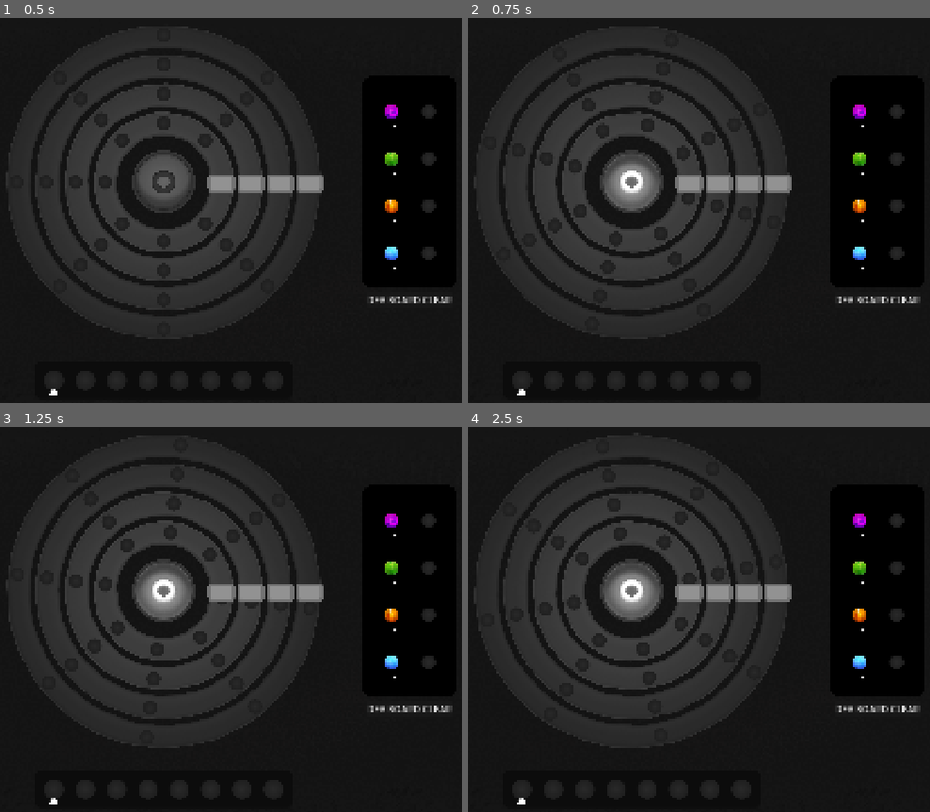
Above: before the commit, frames 1-4 (two rows, left to right).
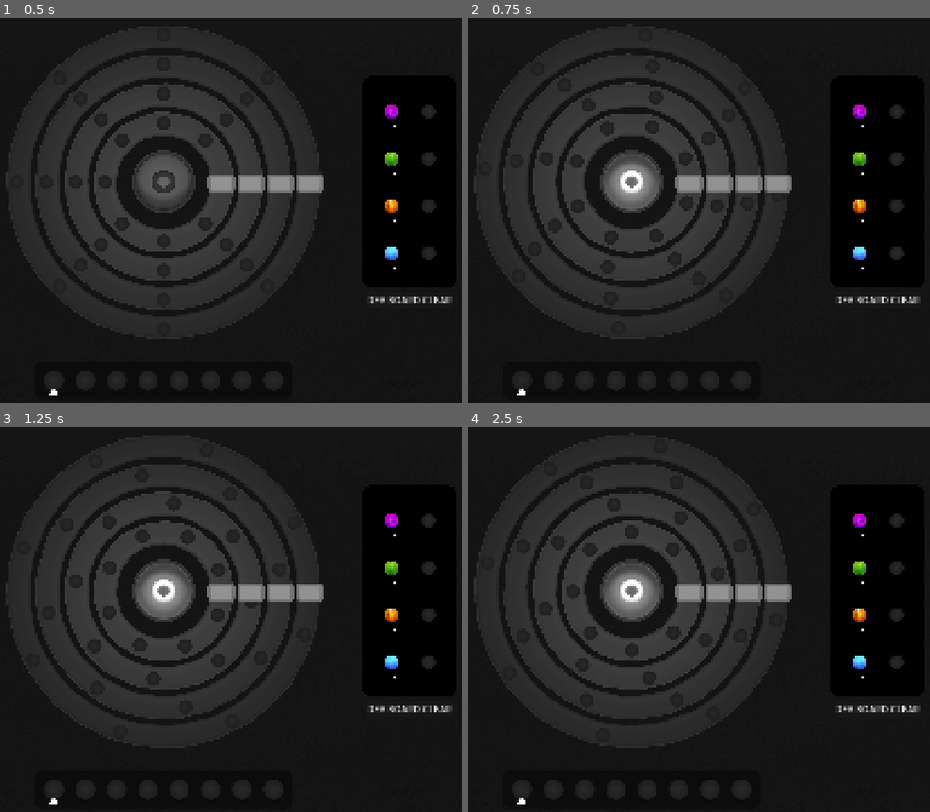
Above: after the commit, the same moments.

Repository: Senzameta-Games/igcc-jam-2026
Game: Godot game, scene res://core/main.tscn
The game is run twice, just before and just after one commit, with the same random seed, the same clock (stepped at 60 frames per second) and the same inputs.
Inputs (mouse positions are in pixels of both pictures, inside the frame that each line leads up to):
- Up to frame 1 (0.5 s): no input
- Up to frame 2 (0.75 s): click (629, 183) at 0.5 s
- Up to frame 3 (1.25 s): no input
- Up to frame 4 (2.5 s): click "DEV BOARD CLEAR" at 1.25 s; click (629, 592) at 2 s

Frame 1 is identical in both runs. In frame 2, 0.8% of the frame differs, in the area x 1-70%, y 1-84%; in frame 3, 1.4%, in the area x 1-70%, y 2-84%; in frame 4, 1.2%.

Commit message:
variable rpm

Diff:
--- a/core/entities/sequencer/sequencer.tscn
+++ b/core/entities/sequencer/sequencer.tscn
@@ -17,12 +17,15 @@
 position = Vector2(960, 450)
 
 [node name="Ring0" parent="Rings" unique_id=1939568862 instance=ExtResource("2_y5shy")]
+rpm = 16.0
 
 [node name="Ring1" parent="Rings" unique_id=1726688430 instance=ExtResource("3_rlxeh")]
 
 [node name="Ring2" parent="Rings" unique_id=2043490416 instance=ExtResource("4_pw2oc")]
+rpm = 8.0
 
 [node name="Ring3" parent="Rings" unique_id=1903142803 instance=ExtResource("5_5wsxu")]
+rpm = 4.0
 
 [node name="DetectionFeedback" type="Node2D" parent="." unique_id=461504393]
 
